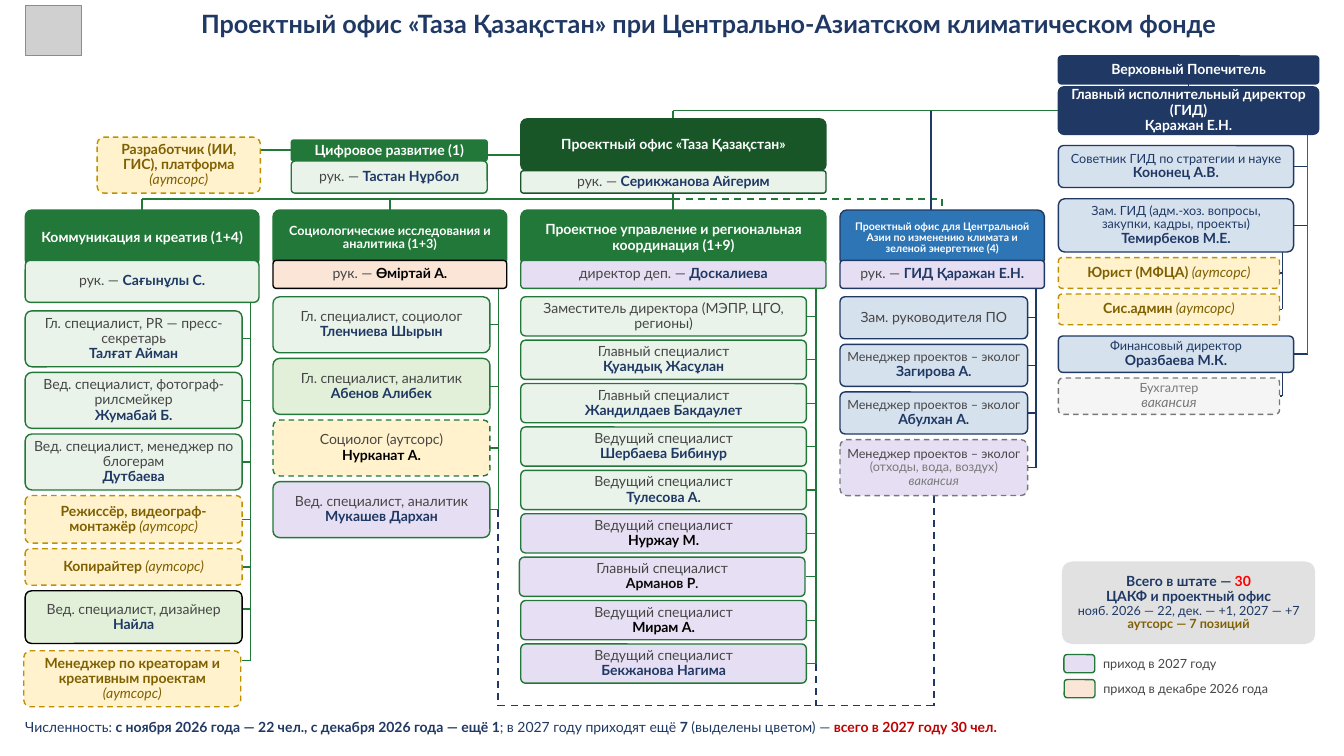
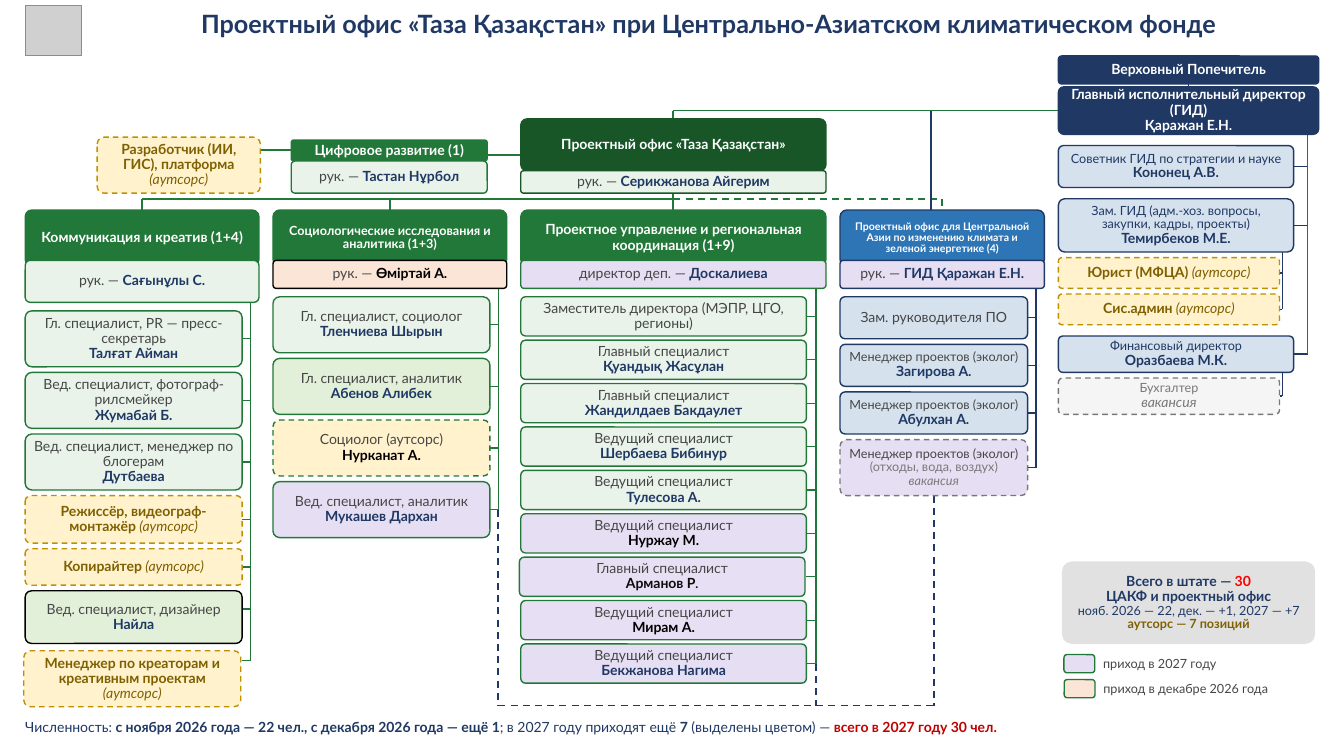
Before and after one commit to murat01042014/obsidian-vault, a slide deck: slide 1 of TAZA/_документы/Структура ЦАКФ и проектного офиса ТК – от Айгерим 20.10 – без окладов.pptx. Drawn at 1344x756 pixels with LibreOffice and Linux fonts; fonts in the diff are those of the drawing; grey boxes stand for pictures. Boxes give left, top, right and bottom in pixels: in the first picture for what was removed or moved away, otherwise in the second. Text is boxed around its words. In the diff, an @@ line names an element or a change of style, - is before the commit and + after.

```diff
--- a/TAZA/_документы/Структура ЦАКФ и проектного офиса ТК – от Айгерим 20.10 – без окладов.pptx
+++ b/TAZA/_документы/Структура ЦАКФ и проектного офиса ТК – от Айгерим 20.10 – без окладов.pptx
@@ text in rounded rectangle at [849,351,1018,363]: text changed @@
-Менеджер проектов – эколог
+Менеджер проектов (эколог)
@@ text in rounded rectangle at [849,399,1018,411]: text changed @@
-Менеджер проектов – эколог
+Менеджер проектов (эколог)
@@ text in rounded rectangle at [849,448,1018,460]: text changed @@
-Менеджер проектов – эколог
+Менеджер проектов (эколог)
```
Also in this commit, not shown: 3 other files.
